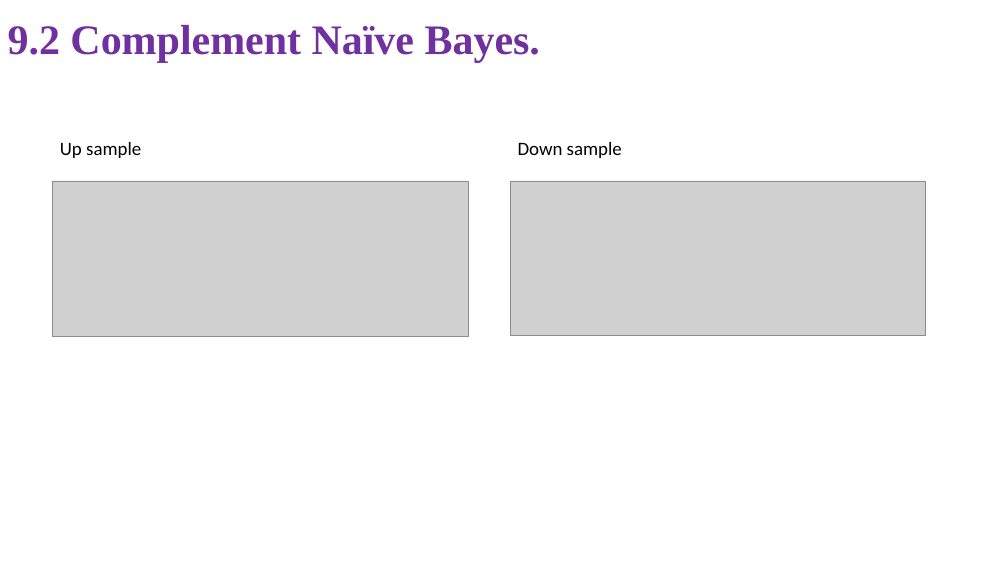
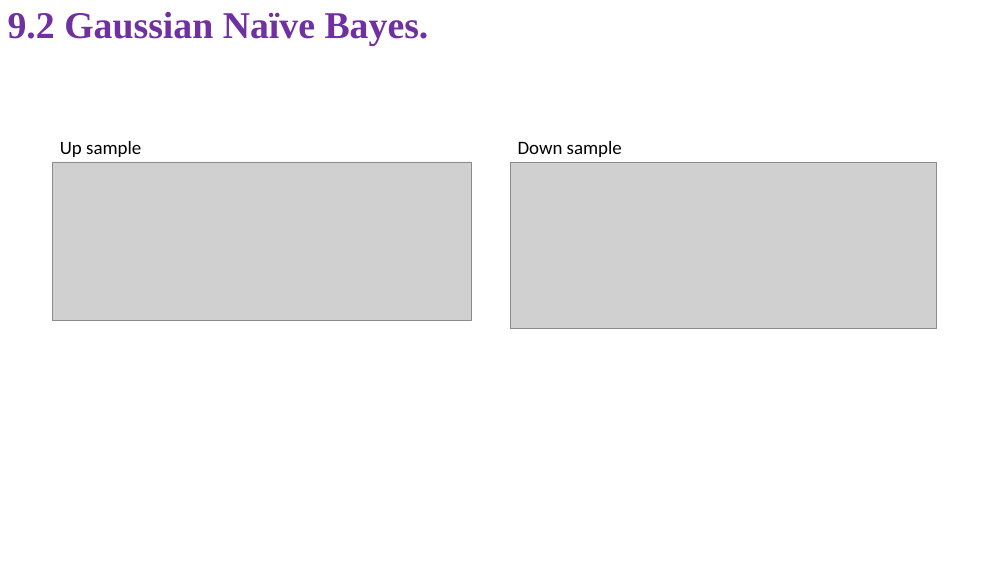
Before and after one commit to NghiLamPhuc/MachineLearning_2020_2021_HK1, a slide deck: slide 43 of FinalProject/Final.pptx. Drawn at 1008x567 pixels with LibreOffice and Linux fonts; fonts in the diff are those of the drawing; grey boxes stand for pictures. Boxes give left, top, right and bottom in pixels: in the first picture for what was removed or moved away, otherwise in the second. Text is boxed around its words. In the diff, an @@ line names an element or a change of style, - is before the commit and + after.

```diff
--- a/FinalProject/Final.pptx
+++ b/FinalProject/Final.pptx
@@ title at [8, 12, 429, 45]: text changed; size 40 to 36 pt @@
-9.2 Complement Naïve Bayes.
+9.2 Gaussian Naïve Bayes.
@@ picture: place and size @@
-picture at [52, 181, 468, 337]
+picture at [52, 162, 471, 320]
@@ picture: place and size @@
-picture at [510, 181, 926, 335]
+picture at [510, 162, 937, 328]
```
Also in this commit, not shown: 18 other slides changed, 50 other files.
